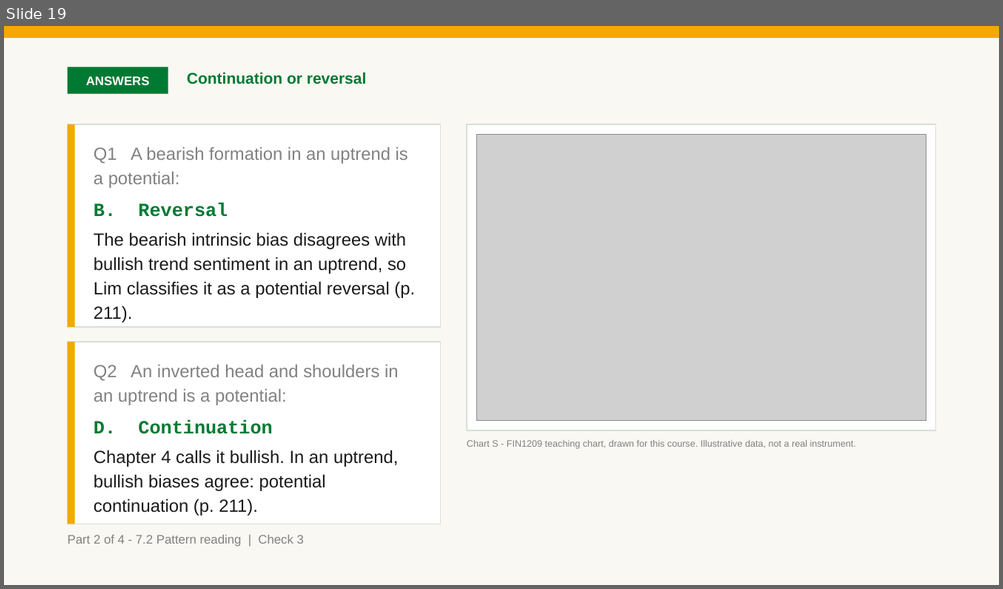
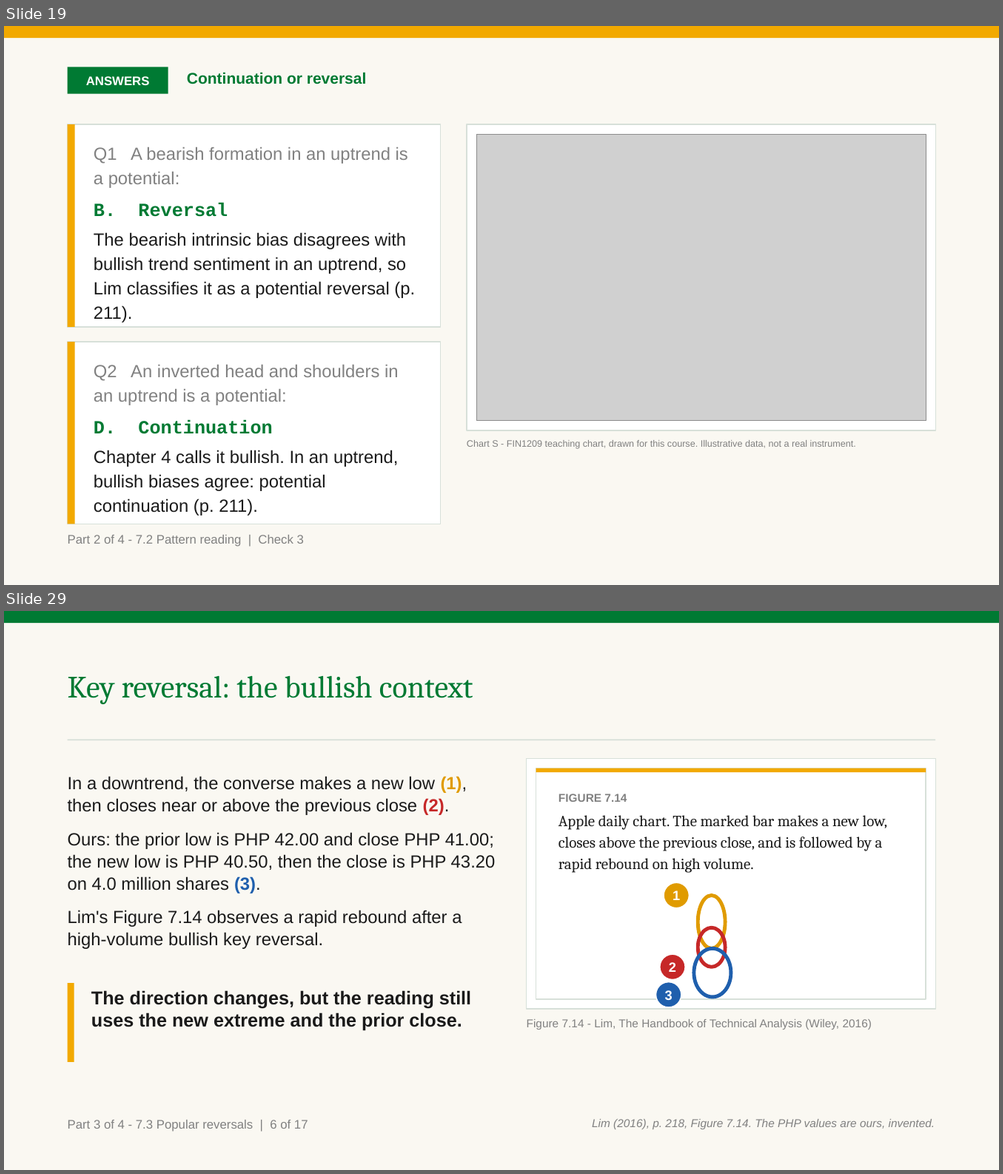
Before and after one commit to benjiesotelo-sudo/Telos_FIN1209, a slide deck: chapter-07/FIN1209-Chapter-07.pptx. Shown one above the other, each under a label of ours: slide 19 before the commit, slides 19 and 29 after it; the slides between them are not shown. The pictures are 1003x589 and 1003x1174 pixels, drawn with LibreOffice and Linux fonts; fonts in the diff are those of the drawing; grey boxes stand for pictures. Boxes give left, top, right and bottom in pixels: in the first picture for what was removed or moved away, otherwise in the second. Text is boxed around its words. In the diff, an @@ line names an element or a change of style, - is before the commit and + after.

Commit message:
Rebuild Chapter 7 deck after Part 4 merge

```diff
--- a/chapter-07/FIN1209-Chapter-07.pptx
+++ b/chapter-07/FIN1209-Chapter-07.pptx
@@ slide 29 added at [4, 611, 999, 1170], background #FFFFFF @@
@@ rectangle added at [4, 611, 999, 1170], fill #FAF8F2 @@
@@ rectangle added at [4, 611, 999, 623], fill #007A33 @@
@@ text added at [68, 675, 472, 704], 30 pt, text #007A33 @@
+Key reversal: the bullish context
@@ rectangle added at [68, 739, 935, 741], fill #D7E0D9 @@
@@ rectangle added at [526, 759, 935, 1009], fill #FFFFFF, outline #D7E0D9 1 pt @@
@@ text added at [68, 776, 495, 949], 17 pt, text #1A1A1A @@
+In a downtrend, the converse makes a new low (1), then closes near or above the previous close (2).
+Ours: the prior low is PHP 42.00 and close PHP 41.00; the new low is PHP 40.50, then the close is PHP 43.20 on 4.0 million shares (3).
+Lim's Figure 7.14 observes a rapid rebound after a high-volume bullish key reversal.
@@ rectangle added at [536, 769, 925, 999], fill #FFFFFF, outline #D7E0D9 1 pt @@
@@ rectangle added at [536, 769, 925, 773], fill #F2A900 @@
@@ text added at [558, 794, 888, 873], 15 pt, text #1A1A1A @@
+FIGURE 7.14
+Apple daily chart. The marked bar makes a new low, closes above the previous close, and is followed by a rapid rebound on high volume.
@@ ellipse added at [663, 883, 689, 908], fill #E09B00, outline #FFFFFF 1 pt, 13 pt, text #FFFFFF, bold @@
+1
@@ ellipse added at [698, 895, 726, 948], outline #E09B00 3.5 pt @@
@@ ellipse added at [698, 928, 726, 968], outline #C62828 3.5 pt @@
@@ ellipse added at [660, 955, 686, 980], fill #C62828, outline #FFFFFF 1 pt, 13 pt, text #FFFFFF, bold @@
+2
@@ ellipse added at [694, 949, 731, 997], outline #1F5FAD 3.5 pt @@
@@ rectangle added at [68, 983, 74, 1062], fill #F2A900 @@
@@ ellipse added at [656, 982, 681, 1008], fill #1F5FAD, outline #FFFFFF 1 pt, 13 pt, text #FFFFFF, bold @@
+3
@@ text added at [91, 991, 471, 1031], 18 pt, text #1A1A1A, bold @@
+The direction changes, but the reading still uses the new extreme and the prior close.
@@ text added at [526, 1019, 871, 1030], 11 pt, text #818181 @@
+Figure 7.14 - Lim, The Handbook of Technical Analysis (Wiley, 2016)
@@ text added at [68, 1120, 308, 1132], 12 pt, text #818181 @@
+Part 3 of 4 - 7.3 Popular reversals | 6 of 17
@@ text added at [592, 1119, 935, 1130], 11 pt, text #818181, italic @@
+Lim (2016), p. 218, Figure 7.14. The PHP values are ours, invented.
```
Also in this commit, not shown: 13 slides changed, 16 other slides added.
